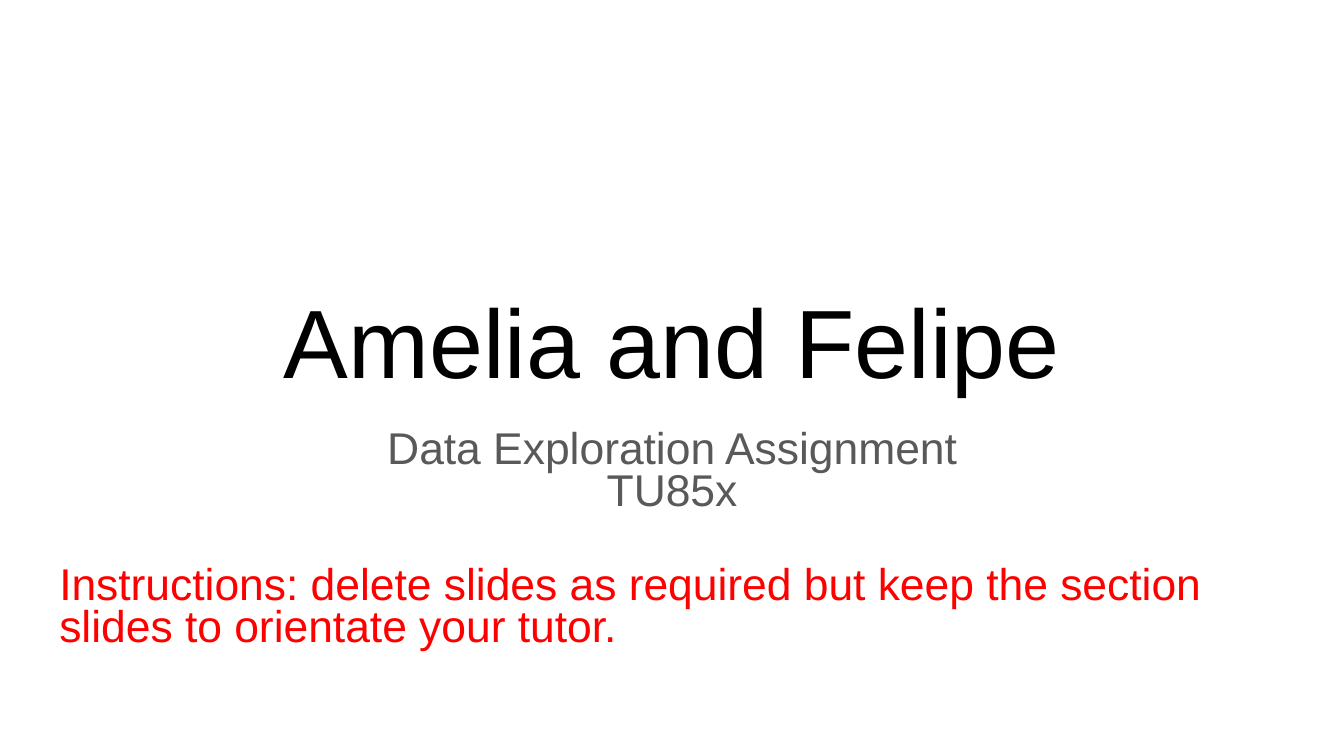
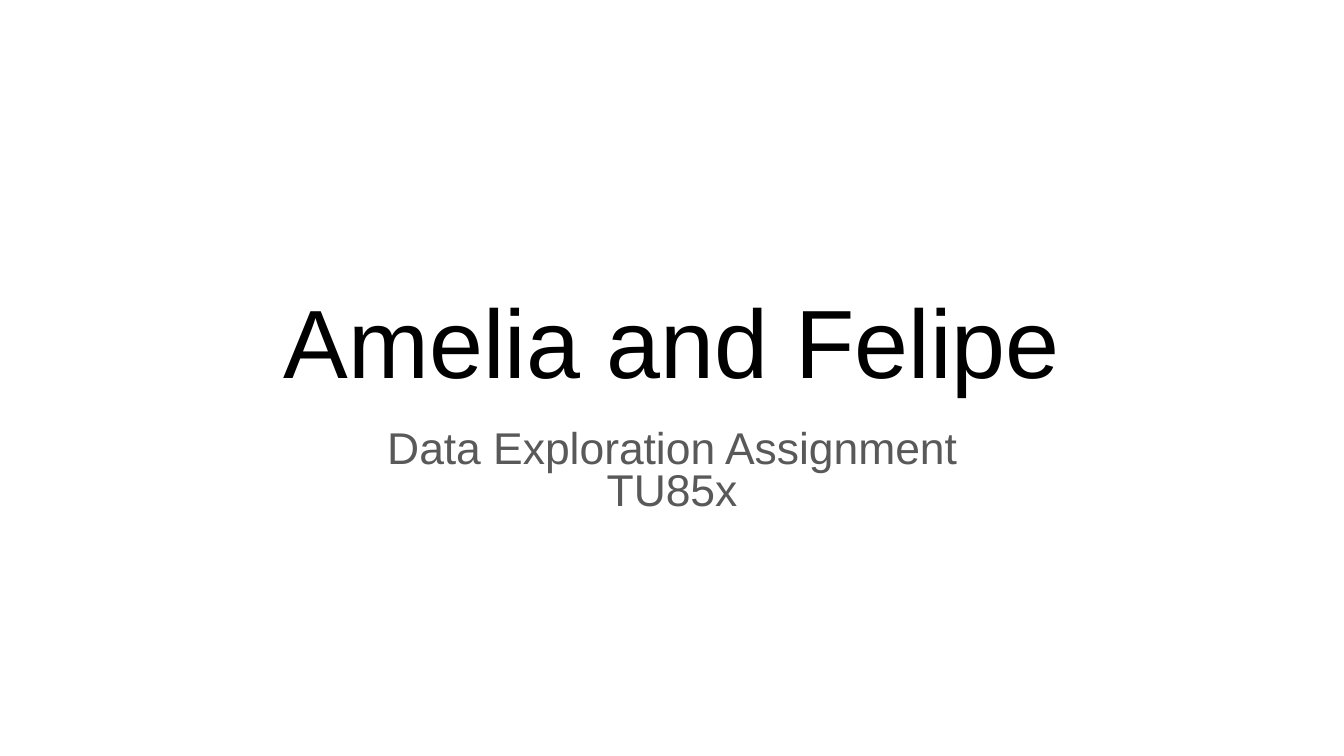
Before and after one commit to amelka800/Data-CA, a slide deck: slide 1 of Data Exploration CA Template 2026.pptx. Drawn at 1344x756 pixels with LibreOffice and Linux fonts; fonts in the diff are those of the drawing. Boxes give left, top, right and bottom in pixels: in the first picture for what was removed or moved away, otherwise in the second. Text is boxed around its words. In the diff, an @@ line names an element or a change of style, - is before the commit and + after.

```diff
--- a/Data Exploration CA Template 2026.pptx
+++ b/Data Exploration CA Template 2026.pptx
@@ subtitle removed at <box>59,567,1201,652</box> @@
-Instructions: delete slides as required but keep the section slides to orientate your tutor.
```
Also in this commit, not shown: 8 other slides changed, 8 slides added, 4 slides removed, 2 other files.
